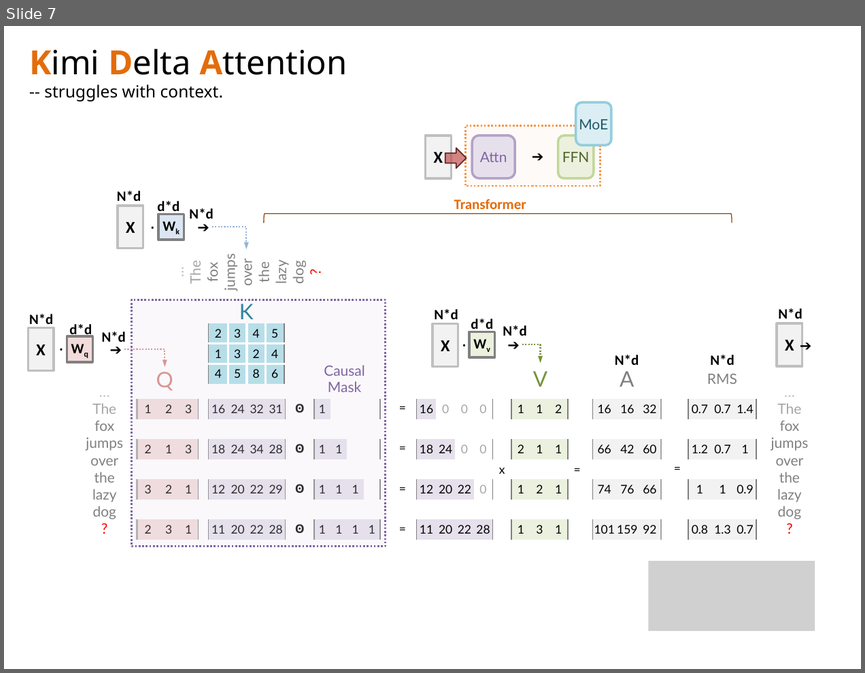
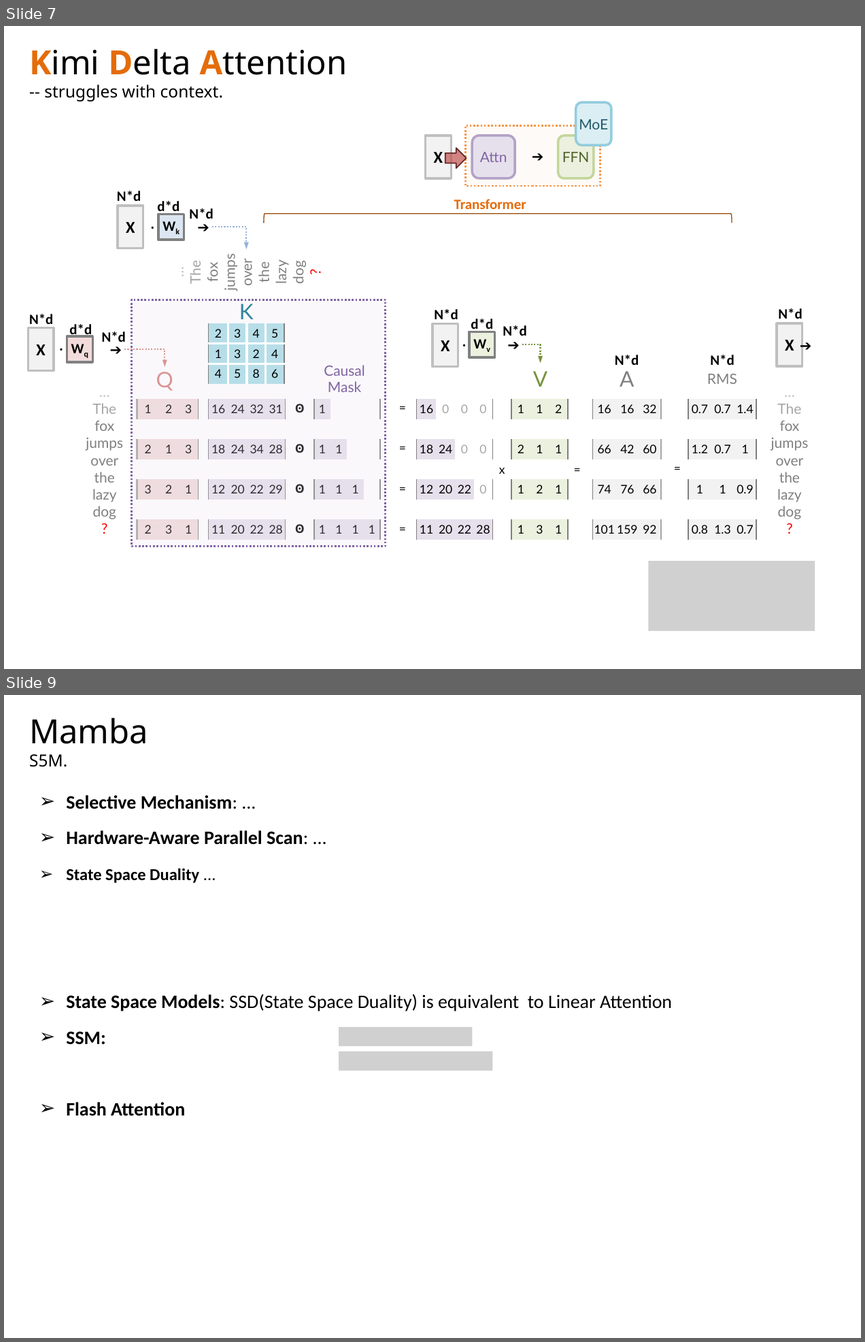
Before and after one commit to navibator/crazy-ai, a slide deck: temp.pptx. Shown one above the other, each under a label of ours: slide 7 before the commit, slides 7 and 9 after it; the slides between them are not shown. The pictures are 865x673 and 865x1342 pixels, drawn with LibreOffice and Linux fonts; fonts in the diff are those of the drawing; grey boxes stand for pictures. Boxes give left, top, right and bottom in pixels: in the first picture for what was removed or moved away, otherwise in the second. Text is boxed around its words. In the diff, an @@ line names an element or a change of style, - is before the commit and + after.

Commit message:
mamba ssm

```diff
--- a/temp.pptx
+++ b/temp.pptx
@@ slide 9 added at (x1=4, y1=695, x2=861, y2=1338), background #FFFFFF @@
@@ text added at (x1=29, y1=717, x2=148, y2=767), 28 pt, text #000000 @@
+Mamba
+S5M.
@@ text added at (x1=66, y1=795, x2=308, y2=883), 16 pt, text #000000, bold @@
+➢ Selective Mechanism: ...
+➢ Hardware-Aware Parallel Scan: ...
+➢ State Space Duality ...
@@ text added at (x1=66, y1=994, x2=672, y2=1116), 16 pt, text #000000 @@
+➢ State Space Models: SSD(State Space Duality) is equivalent to Linear Attention
+➢ SSM:
+➢ Flash Attention
@@ picture added at (x1=339, y1=1027, x2=473, y2=1045) @@
@@ picture added at (x1=339, y1=1051, x2=493, y2=1070) @@
```
Also in this commit, not shown: 1 slide changed, 1 other slide added, 1 other file.
